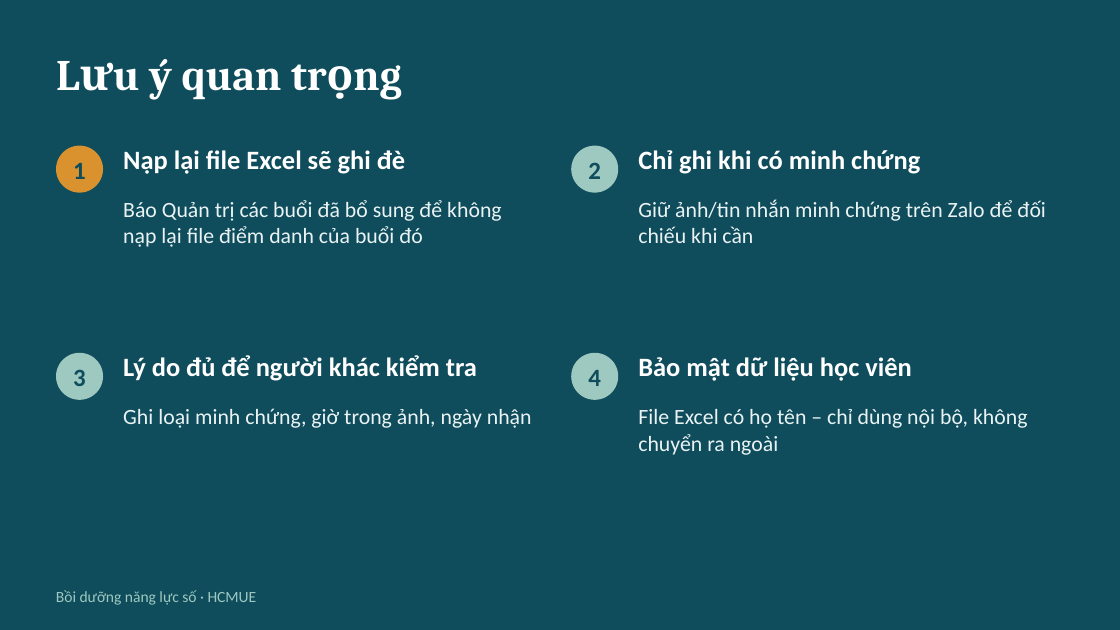
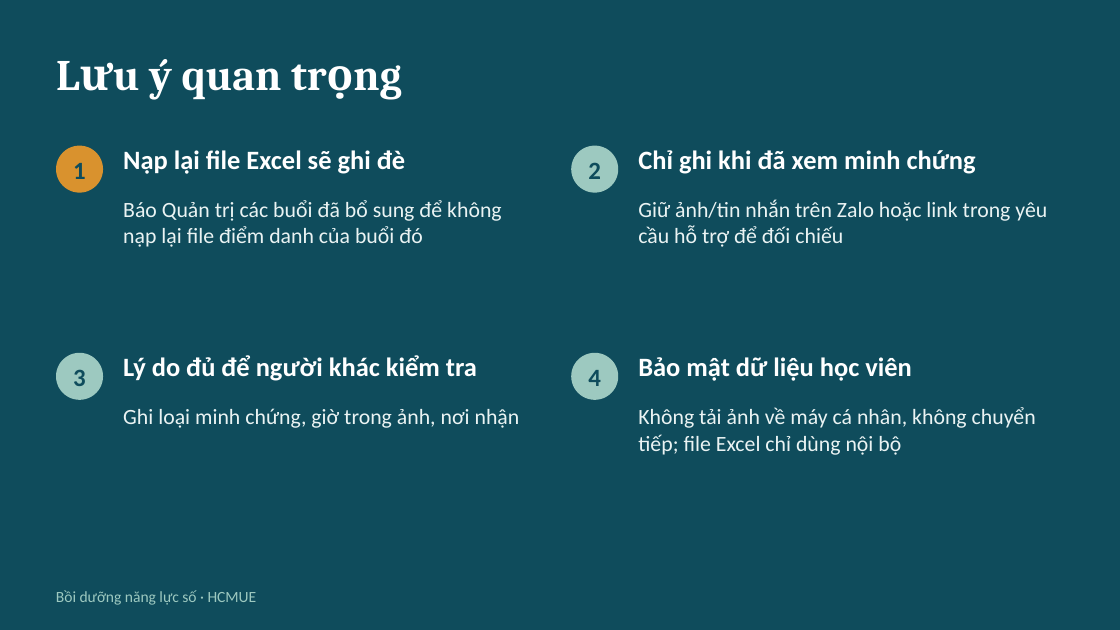
Before and after one commit to thienvo2111/thong-tin-hoc-vien, a slide deck: slide 9 of docs/huong-dan-diem-danh-bo-sung-ho-tro.pptx (slide 7 before the commit). Drawn at 1120x630 pixels with LibreOffice and Linux fonts; fonts in the diff are those of the drawing. Boxes give left, top, right and bottom in pixels: in the first picture for what was removed or moved away, otherwise in the second. Text is boxed around its words. In the diff, an @@ line names an element or a change of style, - is before the commit and + after.

```diff
--- a/docs/huong-dan-diem-danh-bo-sung-ho-tro.pptx
+++ b/docs/huong-dan-diem-danh-bo-sung-ho-tro.pptx
@@ text at (x1=638, y1=150, x2=976, y2=174): text changed @@
-Chỉ ghi khi có minh chứng
+Chỉ ghi khi đã xem minh chứng
@@ text at (x1=638, y1=199, x2=1047, y2=247): text changed @@
-Giữ ảnh/tin nhắn minh chứng trên Zalo để đối chiếu khi cần
+Giữ ảnh/tin nhắn trên Zalo hoặc link trong yêu cầu hỗ trợ để đối chiếu
@@ text at (x1=123, y1=408, x2=520, y2=428): text changed @@
-Ghi loại minh chứng, giờ trong ảnh, ngày nhận
+Ghi loại minh chứng, giờ trong ảnh, nơi nhận
@@ text at (x1=638, y1=407, x2=1036, y2=455): text changed @@
-File Excel có họ tên – chỉ dùng nội bộ, không chuyển ra ngoài
+Không tải ảnh về máy cá nhân, không chuyển tiếp; file Excel chỉ dùng nội bộ
```
Also in this commit, not shown: 2 other slides changed, 2 slides added, 1 other file.
